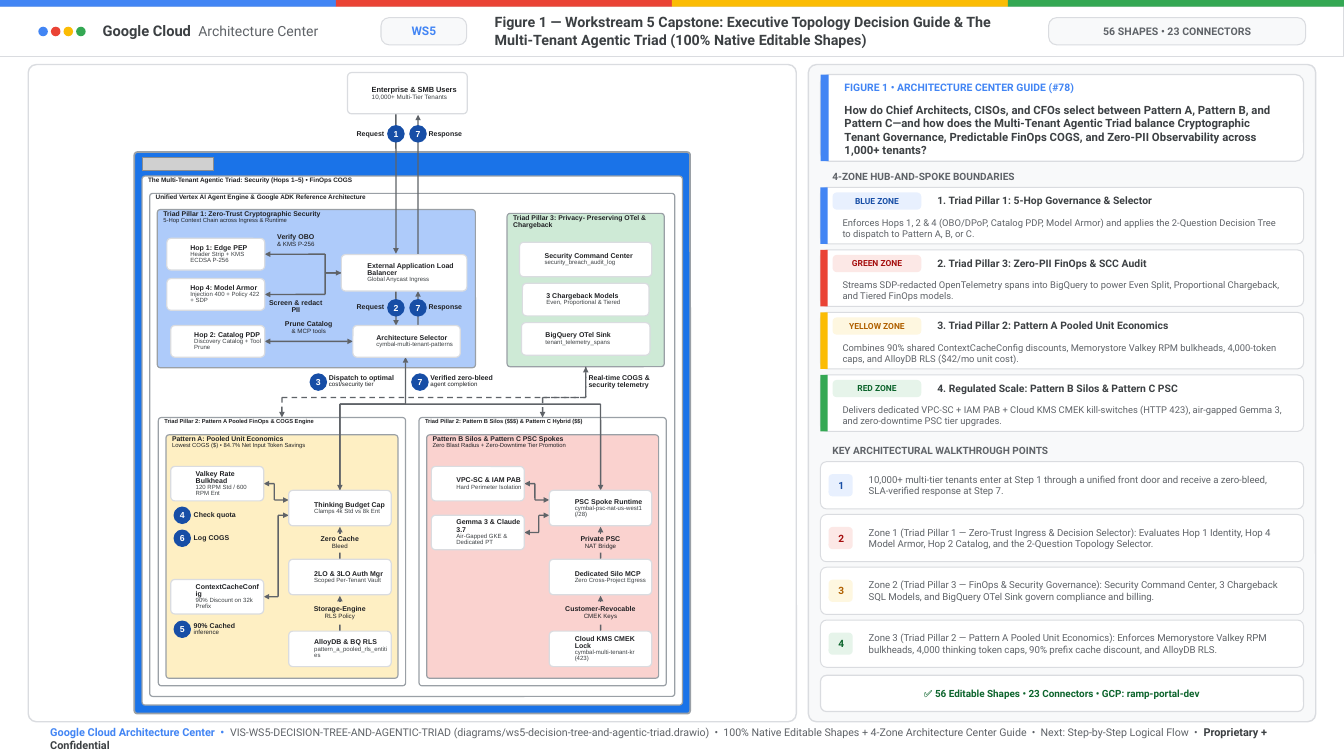
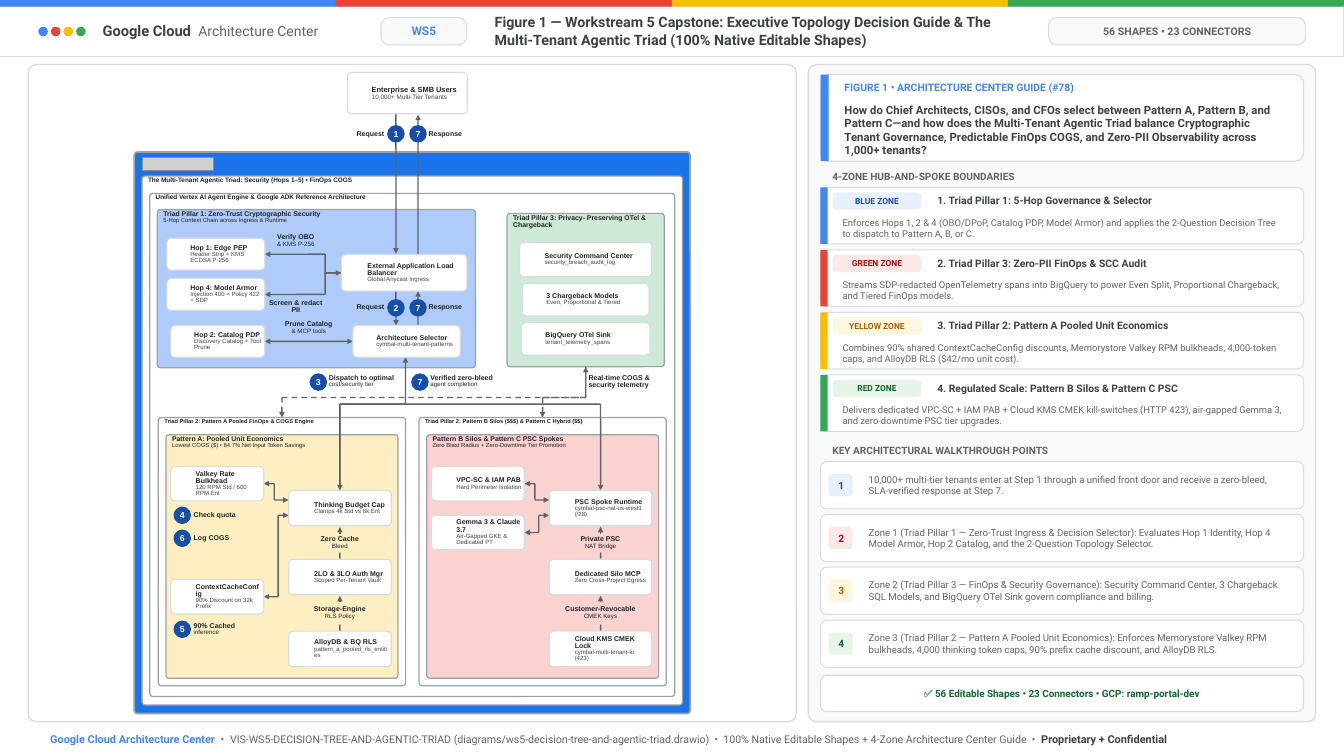
Before and after one commit to nitinaggarwal-12/blogs, a slide deck: slide 21 of slides/geap-multi-tenancy-all-workstreams-editable-slides.pptx (slide 55 before the commit). Drawn at 1344x756 pixels with LibreOffice and Linux fonts; fonts in the diff are those of the drawing; grey boxes stand for pictures; background and template pictures are left out. Boxes give left, top, right and bottom in pixels: in the first picture for what was removed or moved away, otherwise in the second. Text is boxed around its words. In the diff, an @@ line names an element or a change of style, - is before the commit and + after.

```diff
--- a/slides/geap-multi-tenancy-all-workstreams-editable-slides.pptx
+++ b/slides/geap-multi-tenancy-all-workstreams-editable-slides.pptx
@@ text at (50,734,1168,746): text changed @@
-Google Cloud Architecture Center • VIS-WS5-DECISION-TREE-AND-AGENTIC-TRIAD (diagrams/ws5-decision-tree-and-agentic-triad.drawio) • 100% Native Editable Shapes + 4-Zone Architecture Center Guide • Next: Step-by-Step Logical Flow • Proprietary + Confidential
+Google Cloud Architecture Center • VIS-WS5-DECISION-TREE-AND-AGENTIC-TRIAD (diagrams/ws5-decision-tree-and-agentic-triad.drawio) • 100% Native Editable Shapes + 4-Zone Architecture Center Guide • Proprietary + Confidential
```
Also in this commit, not shown: 13 other slides changed, 6 slides added, 48 slides removed, 13 other files.
